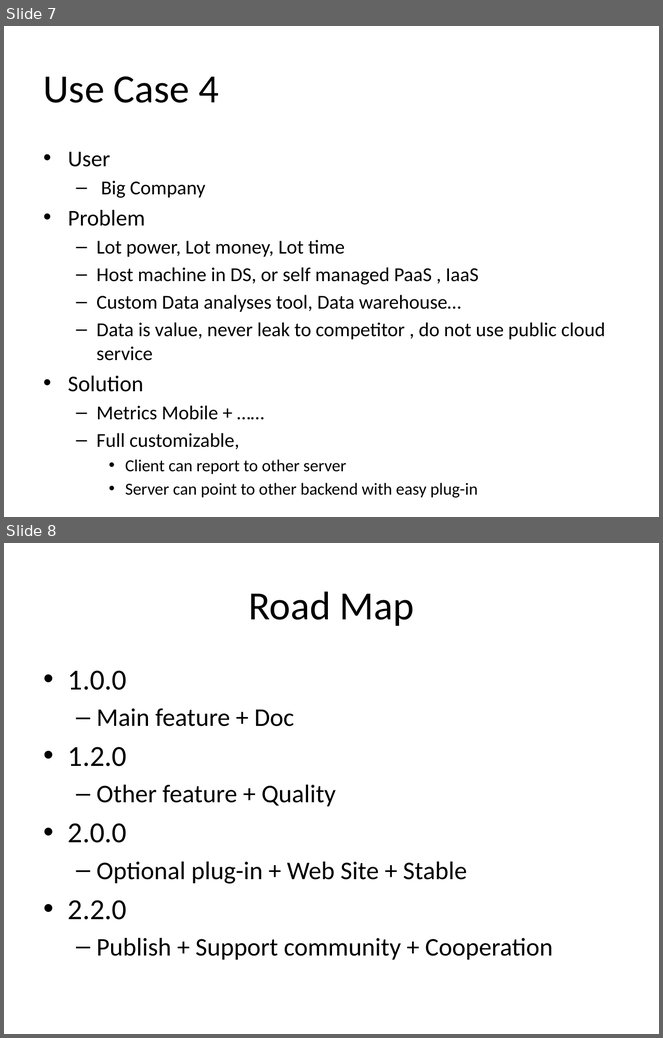
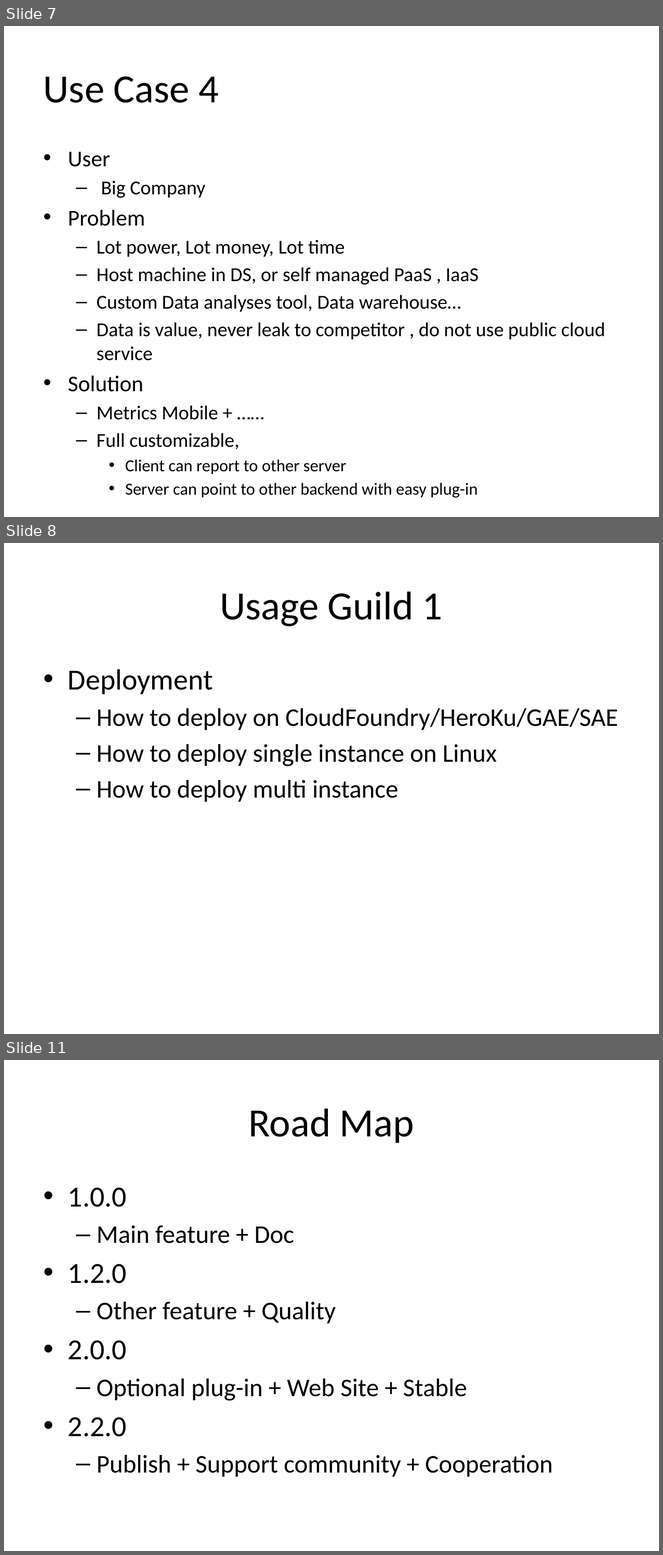
Before and after one commit to yankay/mobile-metrics, a slide deck: doc/mobile-metrics-proposal.pptx. Shown one above the other, each under a label of ours: slides 7 and 8 before the commit, slides 7, 8 and 11 after it; the slides between them are not shown. The pictures are 663x1038 and 663x1555 pixels, drawn with LibreOffice and Linux fonts; fonts in the diff are those of the drawing. Boxes give left, top, right and bottom in pixels: in the first picture for what was removed or moved away, otherwise in the second. Text is boxed around its words. In the diff, an @@ line names an element or a change of style, - is before the commit and + after.

```diff
--- a/doc/mobile-metrics-proposal.pptx
+++ b/doc/mobile-metrics-proposal.pptx
@@ slide 8 added at <box>4,543,659,1034</box>, background #FFFFFF @@
@@ title added at <box>220,591,443,627</box>, 44 pt, text #000000 @@
+Usage Guild 1
@@ text added at <box>68,669,618,802</box>, 28 pt, text #000000 @@
+• Deployment
+  – How to deploy on CloudFoundry/HeroKu/GAE/SAE
+  – How to deploy single instance on Linux
+  – How to deploy multi instance
@@ what was slide 8 is now slide 11 @@
```
Also in this commit, not shown: 4 slides changed, 2 other slides added.
